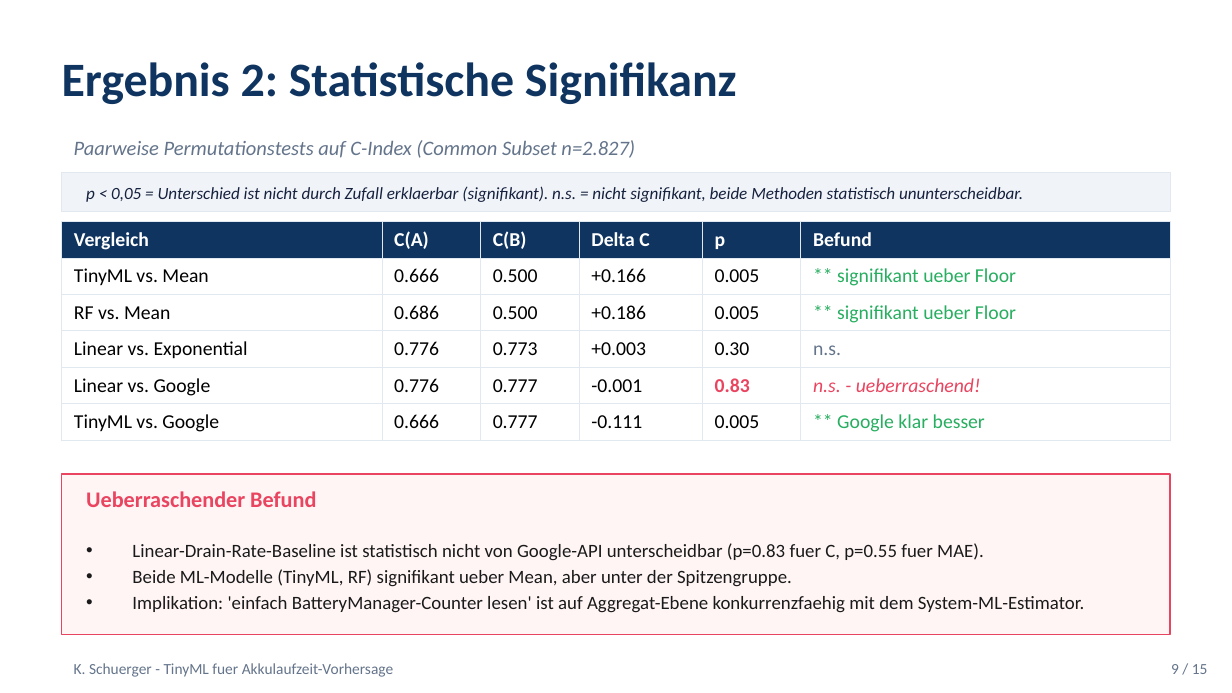
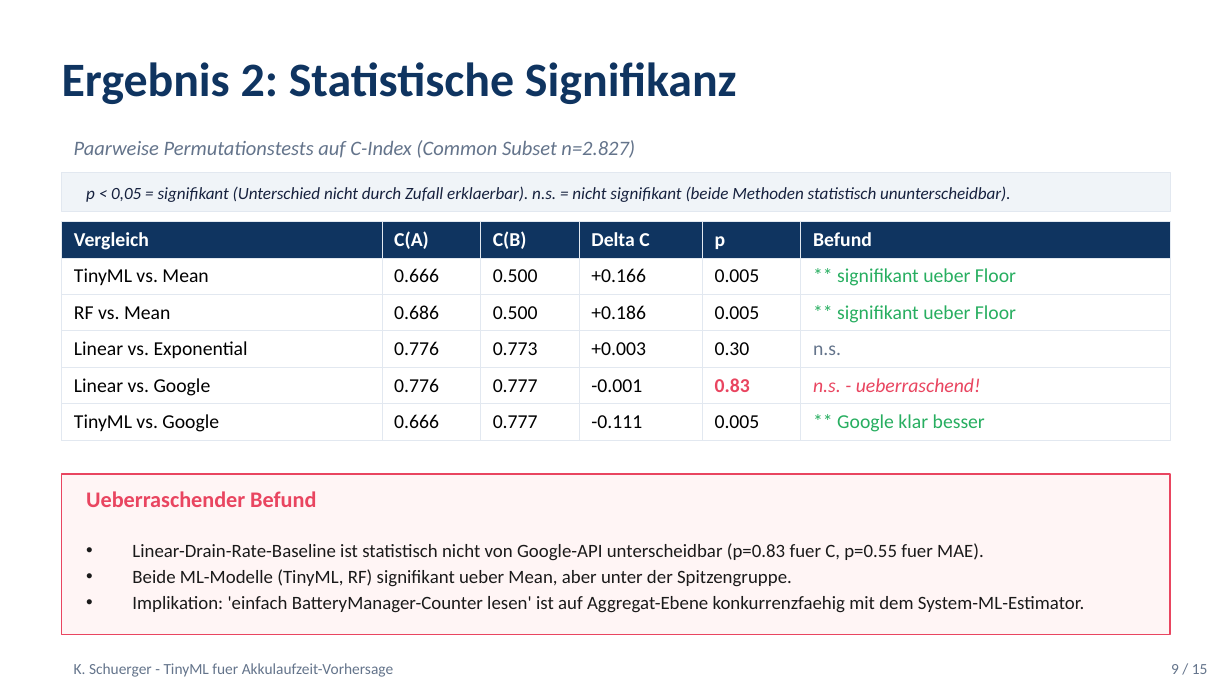
Before and after one commit to Keno-fsdf/HandyUsageRepo, a slide deck: slide 9 of paper/Paper_Verteidigung.pptx. Drawn at 1232x693 pixels with LibreOffice and Linux fonts; fonts in the diff are those of the drawing. Boxes give left, top, right and bottom in pixels: in the first picture for what was removed or moved away, otherwise in the second. Text is boxed around its words. In the diff, an @@ line names an element or a change of style, - is before the commit and + after.

```diff
--- a/paper/Paper_Verteidigung.pptx
+++ b/paper/Paper_Verteidigung.pptx
@@ text at box(86, 186, 1011, 202): text changed @@
-p < 0,05 = Unterschied ist nicht durch Zufall erklaerbar (signifikant). n.s. = nicht signifikant, beide Methoden statistisch ununterscheidbar.
+p < 0,05 = signifikant (Unterschied nicht durch Zufall erklaerbar). n.s. = nicht signifikant (beide Methoden statistisch ununterscheidbar).
```
Also in this commit, not shown: 1 other file.
